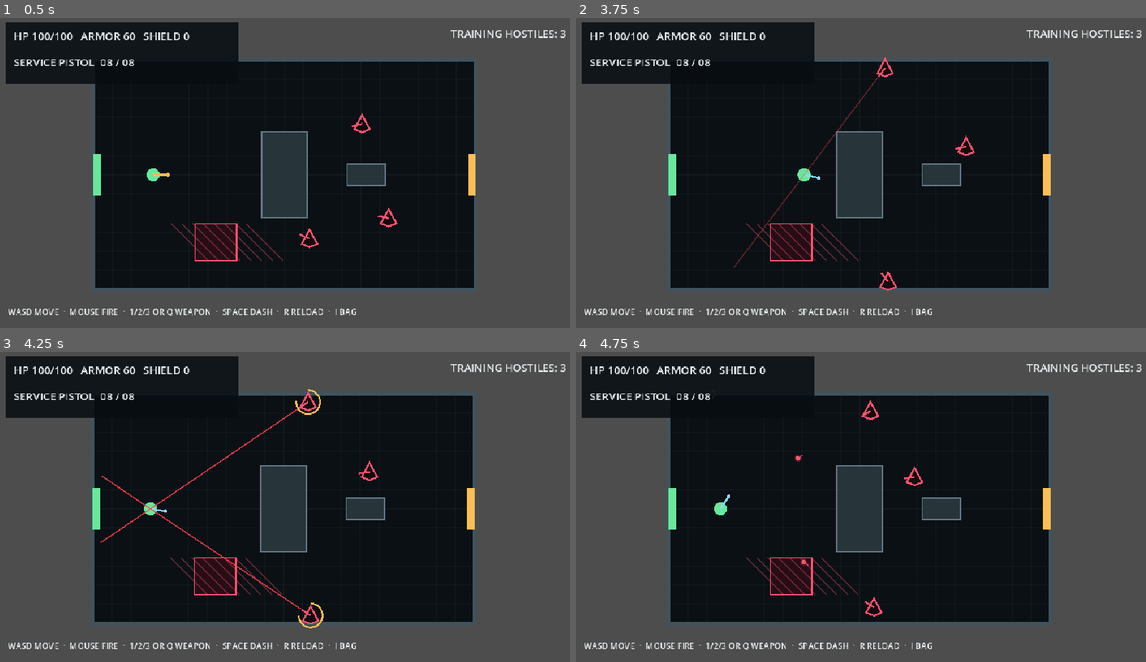
Above: before the commit, frames 1-4 (two rows, left to right).
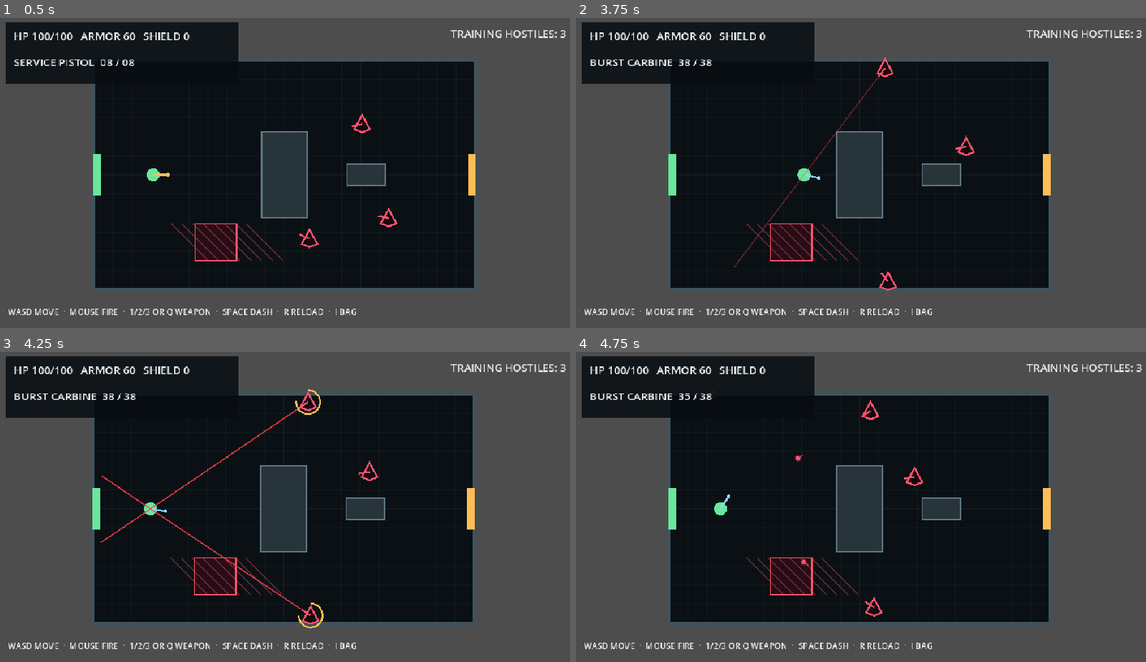
Above: after the commit, the same moments.

Repository: donly987647-max/Topdown-roguelite
Game: Godot game, scene res://scenes/main/Main.tscn
Same seed, same stepped clock (60 frames per second), same inputs: the game is played once before the commit and once after it.
Inputs (mouse positions are in pixels of both pictures, inside the frame that each line leads up to):
- Up to frame 1 (0.5 s): no input
- Up to frame 2 (3.75 s): tap Enter at 0.5 s; move the mouse to (986, 157) at 0.52 s; hold D (move_right) 0.53-1.25 s; right-click (986, 157) at 0.6 s; click (986, 157) at 0.67 s; drag from (747, 191) to (832, 238) at 1.27 s; move the mouse to (918, 104) at 2.02 s; press the mouse at (918, 104) at 2.03 s; hold D (move_right) 2.03-2.75 s; release the mouse at (918, 104) at 2.75 s; drag from (832, 238) to (690, 126) at 2.77 s; move the mouse to (1032, 222) at 3.52 s; hold A (move_left) from 3.53 s (still down); tap Q (weapon_next) at 3.6 s
- Up to frame 3 (4.25 s): keep holding A (move_left)
- Up to frame 4 (4.75 s): release A (move_left) at 4.25 s; drag from (690, 460) to (775, 429) at 4.27 s

Frame 1 is identical in both runs. In frame 2, 0.3% of the frame differs, in the area x 2-24%, y 13-16%; in frame 3, 0.3%; in frame 4, 0.3%.

Commit message:
Fix player autoload signal argument forwarding

Diff:
--- a/scripts/player/player_controller.gd
+++ b/scripts/player/player_controller.gd
@@ -203,7 +203,9 @@
 func _emit_event(signal_name: StringName, arguments: Array = []) -> void:
 	var event_bus := get_node_or_null("/root/EventBus")
 	if event_bus != null and event_bus.has_signal(signal_name):
-		event_bus.emit_signal(signal_name, arguments)
+		var call_arguments: Array = [signal_name]
+		call_arguments.append_array(arguments)
+		event_bus.callv("emit_signal", call_arguments)
 
 func _play_audio(cue: StringName, volume_db := 0.0, minimum_interval := 0.0) -> void:
 	var audio_manager := get_node_or_null("/root/AudioManager")
